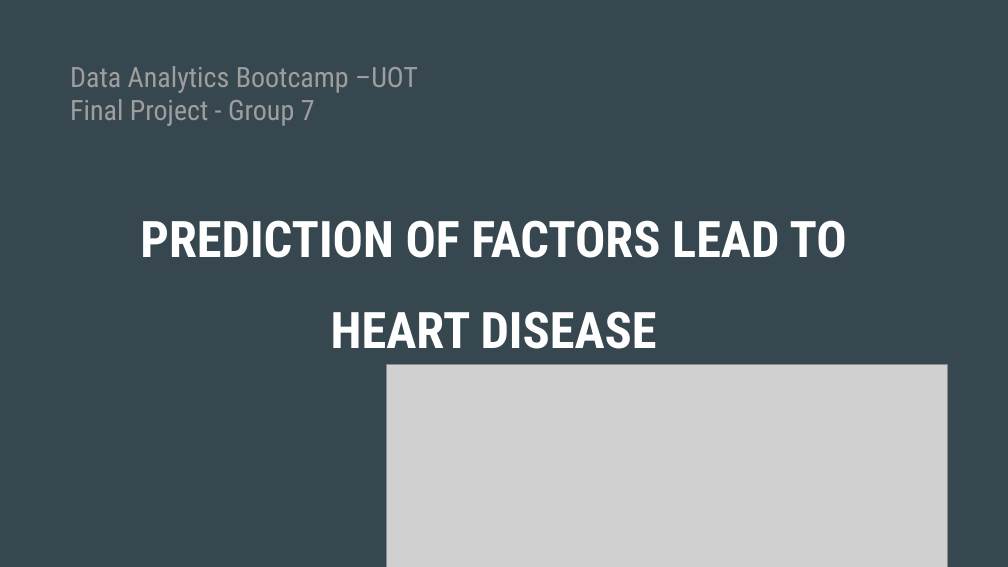
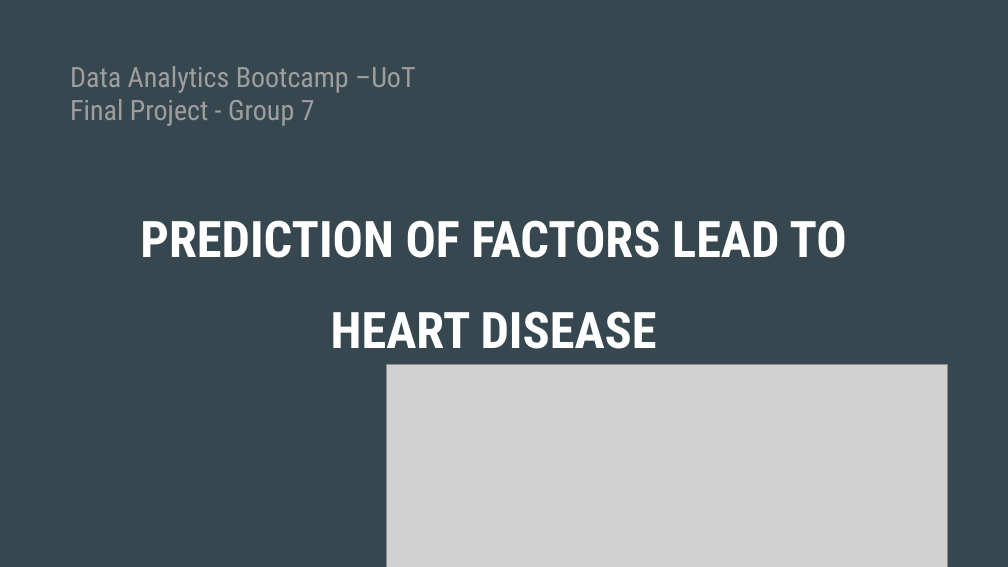
Before and after one commit to apombo90/Predicting_Heart_Disease, a slide deck: slide 1 of Final Project - Group 7.pptx. Drawn at 1008x567 pixels with LibreOffice and Linux fonts; fonts in the diff are those of the drawing; grey boxes stand for pictures. Boxes give left, top, right and bottom in pixels: in the first picture for what was removed or moved away, otherwise in the second. Text is boxed around its words. In the diff, an @@ line names an element or a change of style, - is before the commit and + after.

```diff
--- a/Final Project - Group 7.pptx
+++ b/Final Project - Group 7.pptx
@@ title at (70,66,415,126): text changed @@
-Data Analytics Bootcamp –UOT
-Final Project - Group 7
+Data Analytics Bootcamp –UoT
+Final Project - Group 7
```
Also in this commit, not shown: 7 other slides changed, 1 slide added, 2 slides removed.
